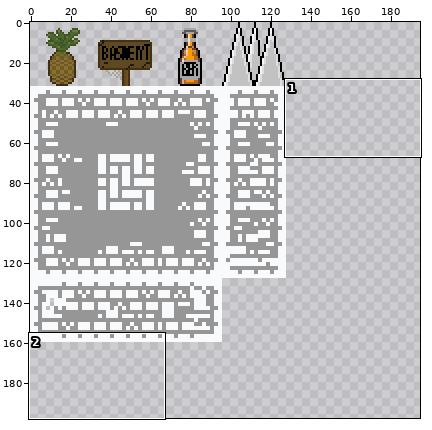
Sprite sheet: assets/Tiles.png. The first picture is a wide view before the edit; the outline marks the close-up.
Close-up. First the earlier version:
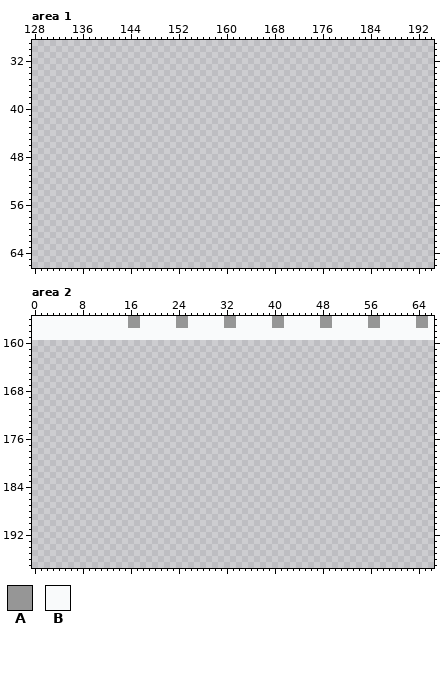
The file is 256x256 pixels. Colours within 5 levels of each other are drawn and written as one. Shown: area 1: x 128..194, y 29..66; area 2: x 0..66, y 156..197. The wide view leaves out empty margins.
Palette (. is transparent): A #969696  B #f9fafb
Pixels before, area 1 (only the part around the change), first column x 128:
29 ...................................................................
30 ...................................................................
31 ...................................................................
32 ...................................................................
33 ...................................................................
34 ...................................................................
35 ...................................................................
36 ...................................................................
37 ...................................................................
38 ...................................................................
39 ...................................................................
40 ...................................................................
41 ...................................................................
42 ...................................................................
43 ...................................................................
44 ...................................................................
45 ...................................................................
46 ...................................................................
47 ...................................................................
48 ...................................................................
49 ...................................................................
50 ...................................................................
51 ...................................................................
52 ...................................................................
53 ...................................................................
54 ...................................................................
55 ...................................................................
56 ...................................................................
57 ...................................................................
58 ...................................................................
59 ...................................................................
60 ...................................................................
61 ...................................................................
62 ...................................................................
63 ...................................................................
64 ...................................................................
65 ...................................................................
66 ...................................................................
Pixels before, area 2 (only the part around the change), first column x 0:
156 BBBBBBBBBBBBBBBBAABBBBBBAABBBBBBAABBBBBBAABBBBBBAABBBBBBAABBBBBBAAB
157 BBBBBBBBBBBBBBBBAABBBBBBAABBBBBBAABBBBBBAABBBBBBAABBBBBBAABBBBBBAAB
158 BBBBBBBBBBBBBBBBBBBBBBBBBBBBBBBBBBBBBBBBBBBBBBBBBBBBBBBBBBBBBBBBBBB
159 BBBBBBBBBBBBBBBBBBBBBBBBBBBBBBBBBBBBBBBBBBBBBBBBBBBBBBBBBBBBBBBBBBB
160 ...................................................................
161 ...................................................................
162 ...................................................................
163 ...................................................................
164 ...................................................................
165 ...................................................................
166 ...................................................................
167 ...................................................................
168 ...................................................................
169 ...................................................................
170 ...................................................................
171 ...................................................................
172 ...................................................................
173 ...................................................................
174 ...................................................................
175 ...................................................................
176 ...................................................................
177 ...................................................................
178 ...................................................................
179 ...................................................................
180 ...................................................................
181 ...................................................................
182 ...................................................................
183 ...................................................................
184 ...................................................................
185 ...................................................................
186 ...................................................................
187 ...................................................................
188 ...................................................................
189 ...................................................................
190 ...................................................................
191 ...................................................................
192 ...................................................................
193 ...................................................................
194 ...................................................................
195 ...................................................................
196 ...................................................................
197 ...................................................................
After:
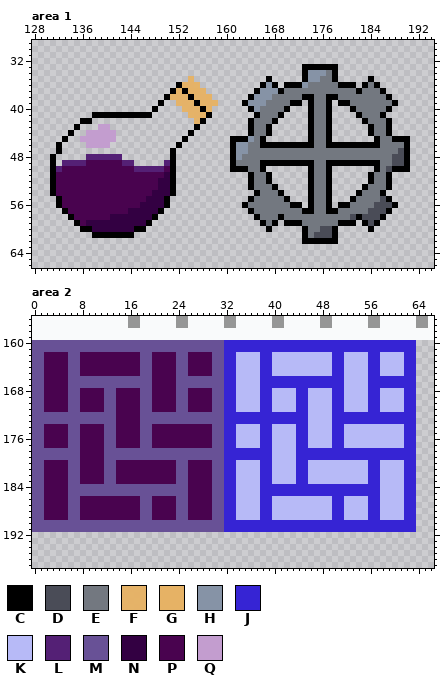
Colours new in this view: C #000000  D #4a4c57  E #737880  F #e6b265f8  G #e6b265  H #8693a6  J #3624d4  K #b7baf7  L #542075  M #685196  N #330042  P #49034f  Q #c39dcf
Changes in this commit:
Area 1:
y 33: x 173..178 ...... -> CCCCCC
y 34: x 173..178 ...... -> CHHHEC
y 35: x 154 . -> F; x 167 . -> C; x 173..178 ...... -> CHHEEC; x 184 . -> C
y 36: x 152..155 .... -> CGFF; x 166..168 ... -> CHC; x 170..181 ............ -> CCCHEEEEECCC; x 183..185 ... -> CEC
y 37: x 151..156 ...... -> CFCGGF; x 165..186 ...................... -> CHHHCEEEEEEEEEEEECEEEC
y 38: x 150..157 ........ -> CFFFCFFG; x 164..187 ........................ -> CHHHEEEEECCEECCEEEEEEEEC
y 39: x 149 . -> C; x 152..158 ....... -> FFFCFFF; x 163..172 .......... -> CHHHEEEECC; x 174..177 .... -> CEEC; x 179..188 .......... -> CCEEEEEEEC
y 40: x 148 . -> C; x 153..157 ..... -> FFFCF; x 164..170 ....... -> CHEEEEC; x 174..177 .... -> CEEC; x 181..187 ....... -> CEEEEEC
y 41: x 138..147 .......... -> CCCCCCCCCC; x 154..157 .... -> FFFC; x 165..169 ..... -> CEEEC; x 174..177 .... -> CEEC; x 182..186 ..... -> CEEEC
y 42: x 136..137 .. -> CC; x 155..156 .. -> FC; x 164..168 ..... -> CEEEC; x 174..177 .... -> CEEC; x 183..187 ..... -> CEEEC
y 43: x 135 . -> C; x 139..140 .. -> QQ; x 155 . -> C; x 164..167 .... -> CEEC; x 174..177 .... -> CEEC; x 184..187 .... -> CEEC
y 44: x 134 . -> C; x 137..141 ..... -> QQQQQ; x 154 . -> C; x 164..167 .... -> CEEC; x 174..177 .... -> CEEC; x 184..187 .... -> CEEC
y 45: x 133 . -> C; x 136..141 ...... -> QQQQQQ; x 153 . -> C; x 161..166 ...... -> CCCHEC; x 174..177 .... -> CEEC; x 185..190 ...... -> CEECCC
y 46: x 132 . -> C; x 137..140 .... -> QQQQ; x 152 . -> C; x 161..190 .............................. -> CHHEECCCCCCCCCEECCCCCCCCCEEEEC
y 47: x 132 . -> C; x 151 . -> C; x 161..190 .............................. -> CHHEEEEEEEEEEEEEEEEEEEEEEEEEDC
y 48: x 131 . -> C; x 137..142 ...... -> LLLLLL; x 151 . -> C; x 161..190 .............................. -> CHEEEEEEEEEEEEEEEEEEEEEEEEEDDC
y 49: x 131 . -> C; x 133..144 ............ -> LLLLPPPPPPLL; x 150..151 .. -> LC; x 161..190 .............................. -> CEEEECCCCCCCCCEECCCCCCCCCEEDDC
y 50: x 131..151 ..................... -> CLPPPPPPPPPPPPLLLLLPC; x 161..166 ...... -> CCCEEC; x 174..177 .... -> CEEC; x 185..190 ...... -> CEDCCC
y 51: x 131..151 ..................... -> CPPPPPPPPPPPPPPPPPPNC; x 164..167 .... -> CEEC; x 174..177 .... -> CEEC; x 184..187 .... -> CEEC
y 52: x 131..151 ..................... -> CPPPPPPPPPPPPPPPPPNNC; x 164..167 .... -> CEEC; x 174..177 .... -> CEEC; x 184..187 .... -> CEEC
y 53: x 131..151 ..................... -> CPPPPPPPPPPPPPPPPPNNC; x 164..168 ..... -> CEEEC; x 174..177 .... -> CEEC; x 183..187 ..... -> CEEEC
y 54: x 131..151 ..................... -> CPPPPPPPPPPPPPPPPNNNC; x 165..169 ..... -> CEEEC; x 174..177 .... -> CEEC; x 182..186 ..... -> CEEEC
y 55: x 132..150 ................... -> CPPPPPPPPPPPPPPNNNC; x 164..170 ....... -> CEEEEEC; x 174..177 .... -> CEEC; x 181..187 ....... -> CEEEEDC
y 56: x 132..150 ................... -> CPPPPPPPPPPPPPNNNNC; x 163..172 .......... -> CEEEEEEECC; x 174..177 .... -> CEEC; x 179..188 .......... -> CCEEEEDDDC
y 57: x 133..149 ................. -> CPPPPPPPPPPNNNNNC; x 164..187 ........................ -> CEEEEEEEECCEECCEEEEEDDDC
y 58: x 134..148 ............... -> CPPPPPPNNNNNNNC; x 165..186 ...................... -> CEEECEEEEEEEEEEEDCDDDC
y 59: x 135..147 ............. -> CPNNNNNNNNNNC; x 166..168 ... -> CEC; x 170..181 ............ -> CCCEEEEEECCC; x 183..185 ... -> CDC
y 60: x 136..146 ........... -> CCNNNNNNNCC; x 167 . -> C; x 173..178 ...... -> CEEDDC; x 184 . -> C
y 61: x 138..144 ....... -> CCCCCCC; x 173..178 ...... -> CEDDDC
y 62: x 173..178 ...... -> CCCCCC
Area 2:
y 160..161: x 0..63 ................................................................ -> MMMMMMMMMMMMMMMMMMMMMMMMMMMMMMMMJJJJJJJJJJJJJJJJJJJJJJJJJJJJJJJJ
y 162..165: x 0..63 ................................................................ -> MMPPPPMMPPPPPPPPPPMMPPPPMMPPPPMMJJKKKKJJKKKKKKKKKKJJKKKKJJKKKKJJ
y 166..167: x 0..63 ................................................................ -> MMPPPPMMMMMMMMMMMMMMPPPPMMMMMMMMJJKKKKJJJJJJJJJJJJJJKKKKJJJJJJJJ
y 168..171: x 0..63 ................................................................ -> MMPPPPMMPPPPMMPPPPMMPPPPMMPPPPMMJJKKKKJJKKKKJJKKKKJJKKKKJJKKKKJJ
y 172..173: x 0..63 ................................................................ -> MMMMMMMMMMMMMMPPPPMMMMMMMMMMMMMMJJJJJJJJJJJJJJKKKKJJJJJJJJJJJJJJ
y 174..177: x 0..63 ................................................................ -> MMPPPPMMPPPPMMPPPPMMPPPPPPPPPPMMJJKKKKJJKKKKJJKKKKJJKKKKKKKKKKJJ
y 178..179: x 0..63 ................................................................ -> MMMMMMMMPPPPMMMMMMMMMMMMMMMMMMMMJJJJJJJJKKKKJJJJJJJJJJJJJJJJJJJJ
y 180..183: x 0..63 ................................................................ -> MMPPPPMMPPPPMMPPPPPPPPPPMMPPPPMMJJKKKKJJKKKKJJKKKKKKKKKKJJKKKKJJ
y 184..185: x 0..63 ................................................................ -> MMPPPPMMMMMMMMMMMMMMMMMMMMPPPPMMJJKKKKJJJJJJJJJJJJJJJJJJJJKKKKJJ
y 186..189: x 0..63 ................................................................ -> MMPPPPMMPPPPPPPPPPMMPPPPMMPPPPMMJJKKKKJJKKKKKKKKKKJJKKKKJJKKKKJJ
y 190..191: x 0..63 ................................................................ -> MMMMMMMMMMMMMMMMMMMMMMMMMMMMMMMMJJJJJJJJJJJJJJJJJJJJJJJJJJJJJJJJ
